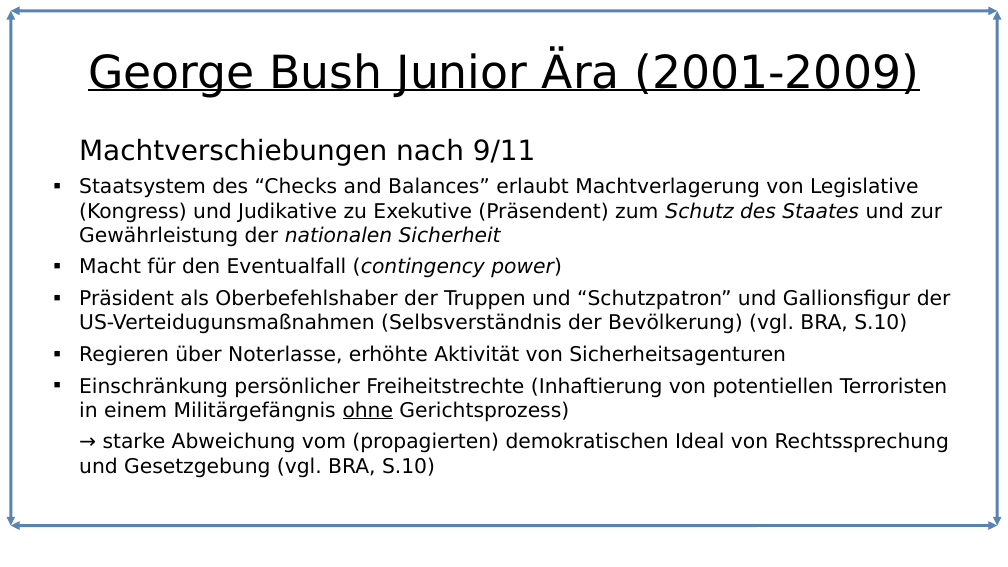
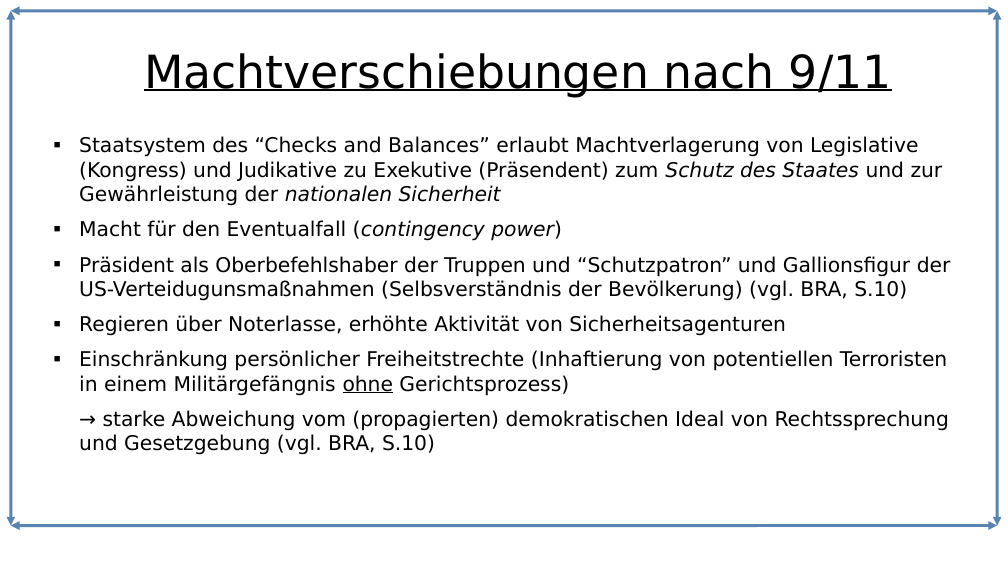
Before and after one commit to Lacrimus/Referat-Geschichte-USA-die-einzig-verbleibende-Weltmacht-, a slide deck: slide 14 of USA-die-einzig-verbleibende-Weltmacht.odp (slide 13 before the commit). Drawn at 1008x567 pixels with LibreOffice and Linux fonts; fonts in the diff are those of the drawing. Boxes give left, top, right and bottom in pixels: in the first picture for what was removed or moved away, otherwise in the second. Text is boxed around its words. In the diff, an @@ line names an element or a change of style, - is before the commit and + after.

```diff
--- a/USA-die-einzig-verbleibende-Weltmacht.odp
+++ b/USA-die-einzig-verbleibende-Weltmacht.odp
@@ title at bbox=[144, 53, 892, 98]: text changed @@
-George Bush Junior Ära (2001-2009)
+Machtverschiebungen nach 9/11
@@ text "Staatsystem des “Checks and Balances” ..." at bbox=[79, 136, 951, 455]: more space between paragraphs @@
@@ text at bbox=[79, 138, 536, 166]: paragraph removed @@
-Machtverschiebungen nach 9/11
```
Also in this commit, not shown: 11 other slides changed, 2 slides added, 1 slide removed, 4 other files.
